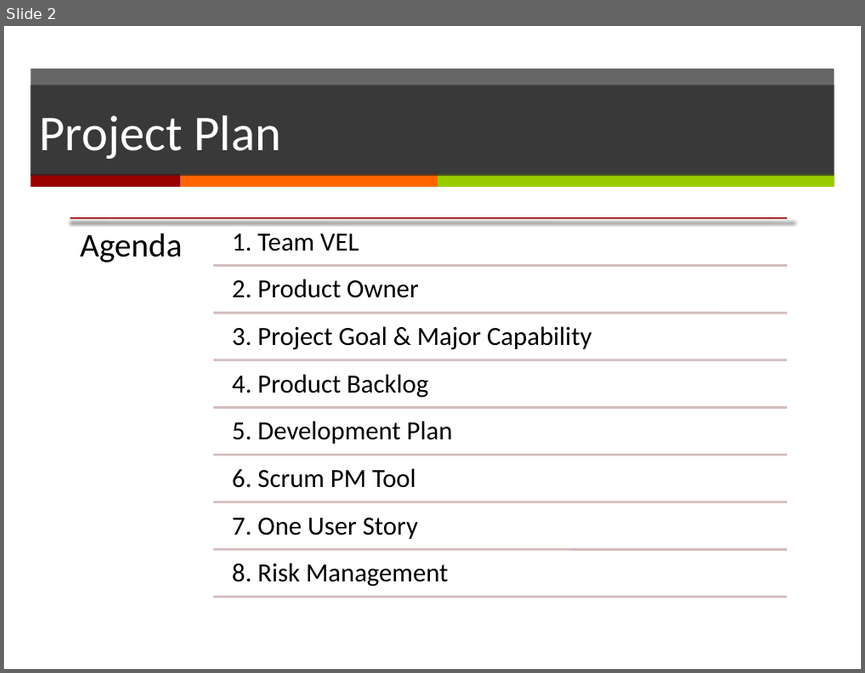
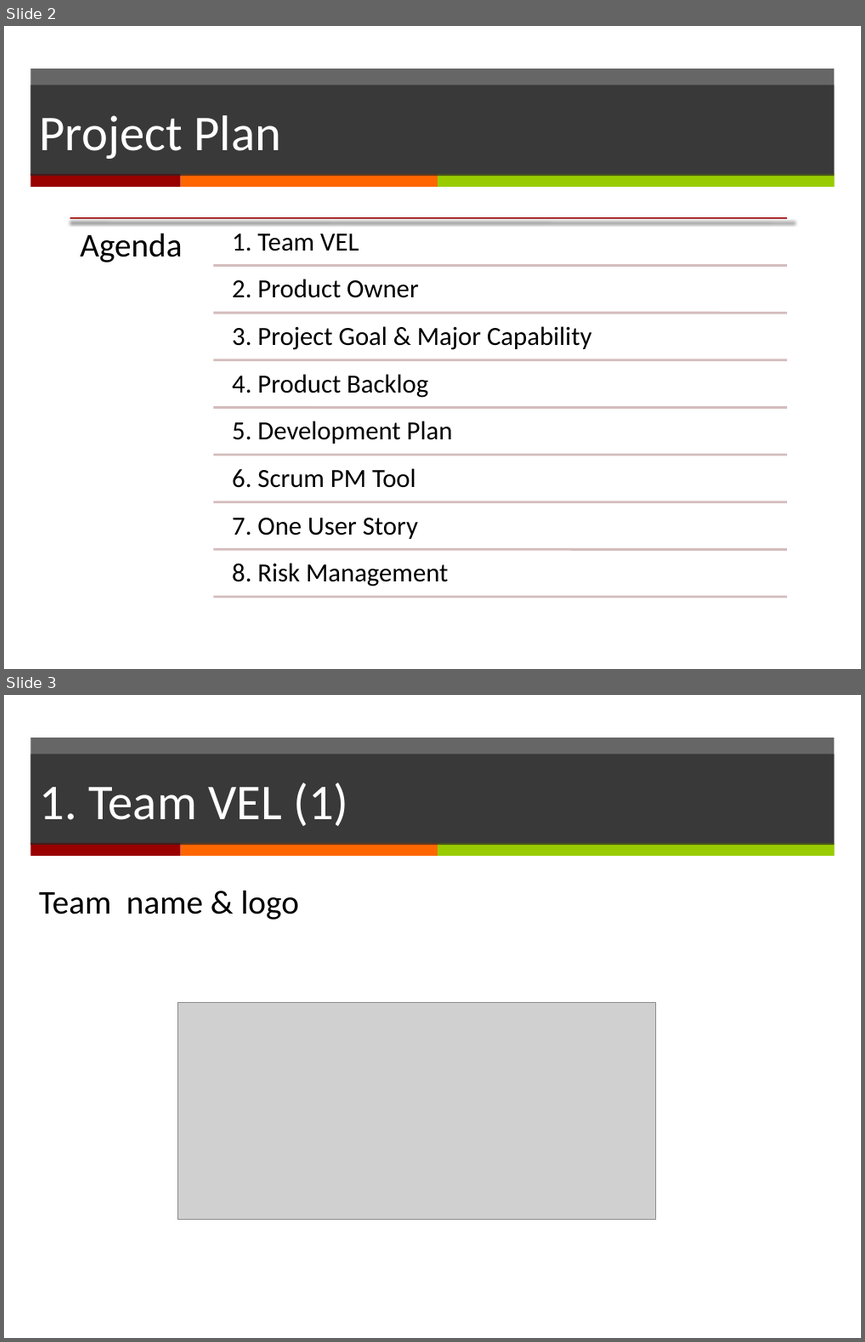
Before and after one commit to yadwinds/761_VEL, a slide deck: PCB/02 Plans & Actuals/2.1_Project Plan/Project Plan_(presentation)v0.1.pptx. Shown one above the other, each under a label of ours: slide 2 before the commit, slides 2 and 3 after it. The pictures are 865x673 and 865x1342 pixels, drawn with LibreOffice and Linux fonts; fonts in the diff are those of the drawing; grey boxes stand for pictures. Boxes give left, top, right and bottom in pixels: in the first picture for what was removed or moved away, otherwise in the second. Text is boxed around its words. In the diff, an @@ line names an element or a change of style, - is before the commit and + after.

```diff
--- a/PCB/02 Plans & Actuals/2.1_Project Plan/Project Plan_(presentation)v0.1.pptx
+++ b/PCB/02 Plans & Actuals/2.1_Project Plan/Project Plan_(presentation)v0.1.pptx
@@ slide 3 added at bbox=[4, 695, 861, 1338], background #FFFFFF; not listed: 4 template elements that a slide beside it also shows @@
@@ title added at bbox=[30, 755, 834, 845], fill #262626 at 70% opacity, 42 pt, text #FFFFFF @@
+1. Team VEL (1)
@@ text added at bbox=[39, 890, 299, 919], 28 pt, text #000000 @@
+Team name & logo
@@ picture added at bbox=[178, 1003, 655, 1219] @@
```
Also in this commit, not shown: 5 slides changed, 7 other slides added.
